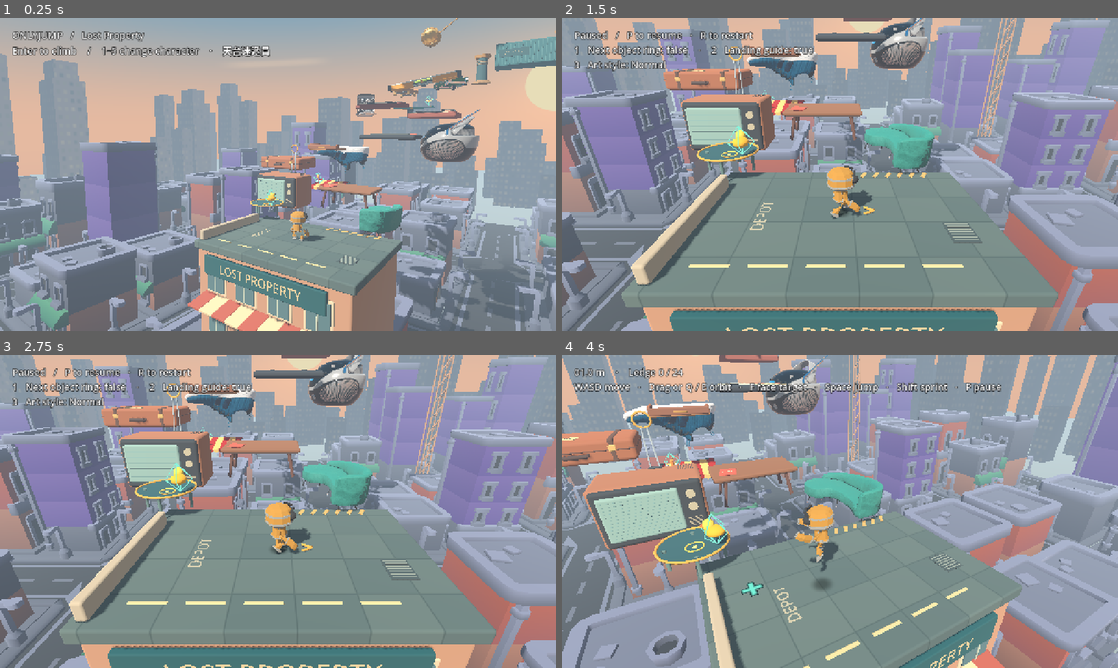
Above: before the commit, frames 1-4 (two rows, left to right).
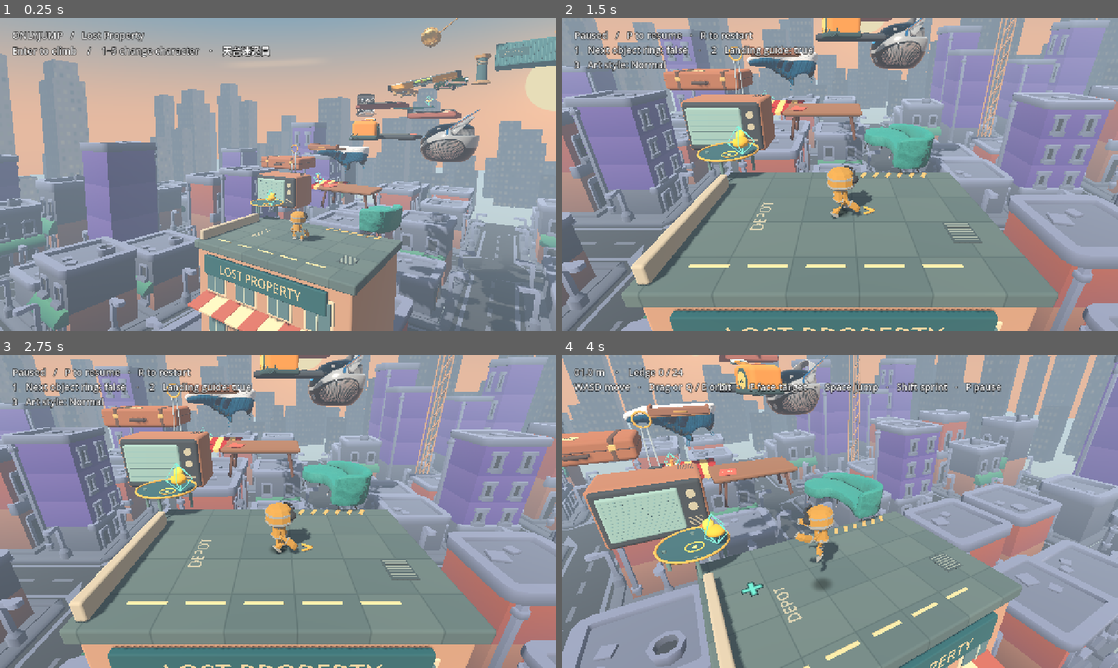
Above: after the commit, the same moments.

Repository: penny323mo/OnlyJump
Game: Godot game, scene res://game/summit.tscn
The game is run twice, just before and just after one commit, with the same random seed, the same clock (stepped at 60 frames per second) and the same inputs.
Inputs (mouse positions are in pixels of both pictures, inside the frame that each line leads up to):
- Up to frame 1 (0.25 s): no input
- Up to frame 2 (1.5 s): tap Enter at 0.5 s; move the mouse to (962, 158) at 0.52 s; hold D 0.53-1.25 s; tap P at 0.6 s; click (962, 158) at 0.67 s; tap Space at 0.77 s; tap F at 0.8 s; drag from (728, 190) to (812, 237) at 1.27 s
- Up to frame 3 (2.75 s): move the mouse to (333, 442) at 2.02 s; hold D from 2.03 s (still down); hold Shift from 2.03 s (still down); tap E at 2.3 s
- Up to frame 4 (4 s): release D at 2.75 s; release Shift at 2.75 s; drag from (812, 574) to (673, 464) at 2.77 s; move the mouse to (1006, 558) at 3.52 s; hold A from 3.53 s (still down); tap P at 3.6 s; tap Space at 3.77 s; tap F at 3.8 s

The runs differ from the first frame. In frame 1, 0.3% of the frame differs, in the area x 62-94%, y 32-100%; in frame 2, 0.4%; in frame 3, 0.4%; in frame 4, 0.7%, in the area x 30-40%, y 1-14%.

Commit message:
Ride a retractable tape measure from the cassette to the keyboard

Diff:
--- a/game/ascent.gd
+++ b/game/ascent.gd
@@ -263,6 +263,7 @@
 		clear_controls()
 	elif phase == "paused":
 		phase = "playing"
+		player.resume_on_carrier=player.is_on_floor() and not player.get_platform_velocity().is_zero_approx()
 	update_hud()
 
 func _notification(what: int) -> void:
@@ -427,6 +428,10 @@
 	var target:=art.aerial.global_position if frame_aerial else art.stop_position(next)
 	if next==Islands.Branches.PENDULUM: target=art.branches.pendulum.low_point
 	if next==Islands.Branches.LIFT: target=art.branches.lift.boarding_point()
+	if ledge==Islands.Branches.TAPE and player.is_on_floor():
+		var tape:=art.branches.tape
+		if tape.cycle<0. and not tape.on_hook(player.position):
+			target=tape.blade.to_global(Vector3.BACK*.14)
 	var offset:=target-player.position
 	if ledge==Islands.Branches.PENDULUM and player.is_on_floor():
 		# Align for the outgoing crest even if the rider taps at the bottom.
@@ -583,6 +588,9 @@
 		var visible_top: float = {6:.12,8:.18,9:.22,14:.06,17:.055,24:.10}.get(next,.05)
 		landing_ring.position = target+Vector3.UP*visible_top
 	var height := maxf(0.0,player.position.y)
+	var tape_hint:=""
+	if phase=="playing" and ledge==Islands.Branches.TAPE and player.is_on_floor():
+		tape_hint=art.branches.tape.rider_hint(player.position)
 	var grip_action:=""
 	if player.grab.active: grip_action="撐上" if player.grab.can_pull_up() else "攀爬中"
 	var hook_hint:=""
@@ -594,7 +602,7 @@
 	var brass:=art.material("80ffe0" if hook_hint=="撳跳扣環" or hook_hint=="收索中" else "e4a842")
 	if art.aerial.material_override!=brass: art.aerial.material_override=brass
 	if web:
-		var message := notice
+		var message := notice if tape_hint.is_empty() else tape_hint
 		if player.grab.active: message = "爬緊上去" if player.grab.climb_progress()>0 else "捉住邊沿"
 		var destination:="電視銅環" if aiming_at_aerial() else (art.stop_name(next) if next>=0 else "")
 		web.update(phase,height,best,art.stage(ledge),Islands.ROUTE.size()-1,sprint,elapsed,falls,player.jump_count,muted,mes …(326 unchanged characters)…
@@ -623,3 +631,4 @@
 			_: native_label.text = "%04.1f m    ·    Ledge %d / %d\nWASD move   ·   Drag or Q / E orbit   ·   F face target   ·   Space jump   ·   Shift sprint   ·   P pause" % [height,art.stage(ledge),Islands.ROUTE.size()-1]
 		if hook_hint!="" and phase=="playing": native_label.text+="\n飛爪 · "+hook_hint
 		if grip_action!="" and phase=="playing": native_label.text+="\n"+("Space · 撐上" if player.grab.can_pull_up() else grip_action)
+		if not tape_hint.is_empty():native_label.text+="\n"+tape_hint
--- a/game/branch_routes.gd
+++ b/game/branch_routes.gd
@@ -5,6 +5,7 @@
 const PendulumClock = preload("res://game/pendulum_clock.gd")
 const SpiritLevel = preload("res://game/spirit_level.gd")
 const LaundryLift = preload("res://game/laundry_lift.gd")
+const TapeMeasure = preload("res://game/tape_measure.gd")
 const BED := 100
 const DRAWER := 101
 const POLE := 102
@@ -17,8 +18,10 @@
 const PENDULUM := 109
 const CLOCK_CASE := 110
 const LEVEL := 111
+const TAPE := 112
 # Each branch lists its position, equivalent main-route stage and next stop.
 const STOPS := {
+	TAPE: ["發條捲尺",Vector3(.04,5.49,-7.80),7,9],
 	FAN: ["天台大風扇",Vector3(-.75,7.32,-21.55),9,10],
 	BED: ["迷你彈床",Vector3(-3.70,.67,-2.55),1,3],
 	DRAWER: ["鬆脫抽屜",Vector3(-3.18,3.78,-8.94),5,6],
@@ -32,7 +35,7 @@
 	SHEET: ["接人被單",Vector3(-6.94,17.32,-7.04),20,21],
 	COIL: ["斜頭彈簧",Vector3(-4.35,18.02,-5.58),21,23],
 }
-const FORKS := {0:BED,4:DRAWER,8:FAN,10:LEVEL,13:PENDULUM,18:POLE,19:LIFT,20:COIL,21:BOARD}
+const FORKS := {0:BED,4:DRAWER,6:TAPE,8:FAN,10:LEVEL,13:PENDULUM,18:POLE,19:LIFT,20:COIL,21:BOARD}
 const LIFT_END := Vector3(-8.20,18.20,-5.65)
 const DROP_AFTER := {DRAWER:1.6,BOARD:1.15}
 var bodies := {}
@@ -40,6 +43,7 @@
 var pendulum: PendulumClock
 var level: SpiritLevel
 var lift: LaundryLift
+var tape: TapeMeasure
 var timers := {}
 var clock := 0.0
 var fan_angle := 0.0
@@ -49,6 +53,9 @@
 		var b: StaticBody3D
 		if id in [BED,COIL]:
 			b=SpringPad.new()
+		elif id==TAPE:
+			tape=TapeMeasure.new()
+			b=tape
 		elif id==PENDULUM:
 			pendulum=PendulumClock.new()
 			b=pendulum
@@ -70,6 +77,8 @@
 		art.add_child(b)
 		b.position=STOPS[id][1]
 		match id:
+			TAPE:
+				tape.build(art,main[STOPS[id][3]])
 			LEVEL:
 				level.build(art)
 			BED,COIL:
@@ -187,6 +196,7 @@
 	return body.position
 
 func reset() -> void:
+	tape.reset()
 	pendulum.reset()
 	level.reset()
 	for spring in springs: spring.reset()
@@ -206,6 +216,7 @@
 	if DROP_AFTER.has(id) and not timers.has(id): timers[id]=0.
 
 func advance(delta: float, occupied: int, foot: Vector3) -> void:
+	tape.advance(delta,occupied==TAPE,foot)
 	pendulum.advance(delta)
 	level.advance(delta,occupied==LEVEL,foot)
 	for spring in springs: spring.advance(delta)
--- a/game/climber.gd
+++ b/game/climber.gd
@@ -21,6 +21,7 @@
 var aim := Vector2(0.45,-0.89).normalized()
 var grounded_ledge := -1
 var standing_platform: Node3D
+var resume_on_carrier := false
 var local_foot := Vector3.ZERO
 var platform_yaw := 0.0
 var spring_pad: SpringPad
@@ -110,6 +111,7 @@
 	jump_count = 0
 	grounded_ledge = -1
 	standing_platform = null
+	resume_on_carrier = false
 	spring_pad = null
 	stop_stunt()
 	equip("")
@@ -177,6 +179,10 @@
 		if not grab.active: end_grab_pose()
 		return
 	var on_floor_before := is_on_floor()
+	# The first tick after a pause restores the physics server's carrier
+	# velocity. Keep an immediate takeoff buffered until that contact updates.
+	var restore_carry := resume_on_carrier and on_floor_before and jump_buffer>0.
+	resume_on_carrier=false
 	if spring_pad and (not on_floor_before or grounded_ledge!=spring_pad.get_meta("ledge")):
 		spring_pad=null
 	if on_floor_before:
@@ -220,6 +226,8 @@
 		var lift:=clampf((jet_ceiling-global_position.y)*2.8,0.,2.45)
 		velocity.y=move_toward(velocity.y,lift,delta*19)
 		horizontal=horizontal.move_toward(move*3.05,delta*9)
+	elif restore_carry:
+		velocity.y=0.
 	elif boosted or (jump_buffer>0 and (grace>0 or air_jump)):
 		if air_jump and not boosted:
 			extra_jump=false
--- a/game/islands.gd
+++ b/game/islands.gd
@@ -99,7 +99,7 @@
 			return preload("res://audio/land-fabric.wav")
 		2,11,18,20,Branches.DRAWER,Branches.BOARD,Branches.LIFT,Branches.CLOCK_CASE:
 			return preload("res://audio/land-wood.wav")
-		12,13,14,16,21,22,23,Branches.FAN,Branches.POLE,Branches.COIL,Branches.PENDULUM,Branches.LEVEL:
+		12,13,14,16,21,22,23,Branches.FAN,Branches.POLE,Branches.COIL,Branches.PENDULUM,Branches.LEVEL,Branches.TAPE:
 			return preload("res://audio/land-metal.wav")
 	return preload("res://audio/land.wav")
 
--- /dev/null
+++ b/game/tape_marks.gdshader
@@ -0,0 +1,27 @@
+shader_type spatial;
+
+uniform float exposed = 1.;
+uniform vec2 red_zone;
+varying vec3 local_pos;
+
+void vertex() {
+	local_pos = VERTEX;
+}
+
+float tick(float m, float spacing, float width) {
+	float d = abs(fract(m / spacing + .5) - .5) * spacing;
+	float aa = max(fwidth(m), .002);
+	return (1. - smoothstep(width, width + aa, d)) * (1. - smoothstep(spacing * .25, spacing * .5, aa));
+}
+
+void fragment() {
+	float m = (.5 + local_pos.z) * exposed;
+	float edge = .26 - abs(local_pos.x);
+	float minor = tick(m, .10, .009) * (1. - smoothstep(.06, .075, edge));
+	float major = tick(m, .50, .016) * (1. - smoothstep(.14, .16, edge));
+	float red = smoothstep(red_zone.x - .015, red_zone.x, m) * (1. - smoothstep(red_zone.y, red_zone.y + .015, m));
+	vec3 steel = mix(vec3(.90,.57,.10), vec3(.78,.095,.055), red);
+	ALBEDO = mix(steel, vec3(.09,.105,.10), max(minor,major) * step(.015,local_pos.y));
+	ROUGHNESS = .64;
+	METALLIC = .18;
+}
--- /dev/null
+++ b/game/tape_measure.gd
@@ -0,0 +1,118 @@
+extends StaticBody3D
+
+const Props = preload("res://game/props.gd")
+const MOUTH := Vector3(0,0,-.79)
+const SLOPE := .27
+const REST := 1.02
+const FULL := 5.
+const EXTEND_TIME := 1.40
+const REWIND_AT := 2.55
+const END_TIME := 4.40
+const WIDTH := .52
+const RED_START := 3.55
+const RED_END := 4.55
+var blade:=AnimatableBody3D.new()
+var guide:=Node3D.new()
+var strip:=MeshInstance3D.new()
+var hit:=CollisionShape3D.new()
+var shape:=BoxShape3D.new()
+var ink:=ShaderMaterial.new()
+var latch: MeshInstance3D
+var length_out:=REST
+var cycle:=-1.
+var armed:=true
+
+func build(art: Props, destination: Vector3) -> void:
+	var way:=destination-position
+	rotation.y=atan2(-way.x,-way.z)
+	art.solid(self,Vector3(0,-.55,0),Vector3(1.46,1.1,1.68),"ec902e",.23)
+	art.box(self,Vector3(0,-.99,.02),Vector3(1.52,.25,1.71),"344f50",.11)
+	for side: float in [-1.,1.]:
+		var panel:=Vector3(side*.726,-.56,.04)
+		art.cone(self,panel,.055,.44,.44,"385958",32).rotation.z=PI/2
+		if side<0.:
+			art.cone(self,panel+Vector3.LEFT*.037,.028,.33,.33,"ffc968",32).rotation.z=PI/2
+			art.label(self,panel+Vector3.LEFT*.056,"5 m",.22,"294747").rotation.y=-PI/2.
+		else:
+			# Folded pocket clip stands proud of the rubber side panel.
+			art.box(self,Vector3(.79,-.34,.04),Vector3(.13,.08,.26),"b6c6c3")
+			art.box(self,Vector3(.84,-.57,.04),Vector3(.055,.48,.26),"b6c6c3")
+			art.box(self,Vector3(.87,-.81,.04),Vector3(.09,.07,.26),"899b9c").rotation.z=.42
+		for z: float in [-.59,.59]:
+			art.cone(self,Vector3(side*.73,-.78,z),.04,.045,.045,"b5c3bb",10).rotation.z=PI/2
+	var strap:=art.rim(self,Vector3(-.55,-.85,.99),.42,.065,"344f50")
+	strap.scale=Vector3(.40,.75,1.24)
+	strap.rotation=Vector3(.50,-.29,0)
+	latch=art.box(self,Vector3(0,.023,.16),Vector3(.49,.08,.42),"a44737",.035)
+	for z: float in [-.10,0.,.10]:
+		art.box(latch,Vector3(0,.044,z),Vector3(.36,.016,.027),"e78c51",.006)
+	art.box(self,Vector3(0,-.075,-.79),Vector3(.75,.13,.14),"394d4d",.025)
+	add_child(guide)
+	guide.position=MOUTH
+	guide.rotation.x=SLOPE
+	guide.add_child(blade)
+	blade.sync_to_physics=false
+	blade.set_meta("mobile_surface",true)
+	blade.set_meta("ledge",get_meta("ledge"))
+	var metal:=BoxMesh.new()
+	metal.size=Vector3(WIDTH,.055,1.)
+	ink.shader=preload("res://game/tape_marks.gdshader")
+	ink.set_shader_parameter("red_zone",Vector2(RED_START,RED_END))
+	strip.mesh=metal
+	strip.material_override=ink
+	blade.add_child(strip)
+	hit.shape=shape
+	blade.add_child(hit)
+	# The folded steel hook is wider than the strip and supports both feet.
+	art.solid(blade,Vector3(0,-.041,.11),Vector3(.70,.062,.30),"d8e1da",.025)
+	art.box(blade,Vector3(0,.004,.10),Vector3(.66,.012,.24),"bdcdcd",.006)
+	art.box(blade,Vector3(0,-.105,-.025),Vector3(.70,.195,.06),"778c8e",.022)
+	for x: float in [-.17,.17]:
+		art.cone(blade,Vector3(x,.008,.16),.015,.042,.042,"4c6161",12)
+	reset()
+
+func set_extension(exposed: float) -> void:
+	length_out=exposed
+	blade.position=Vector3.FORWARD*exposed
+	# The body travels with the printed marks. Its rear edge stays at the slot.
+	var middle:=Vector3(0,-.0275,exposed*.5)
+	shape.size=Vector3(WIDTH,.055,exposed)
+	hit.position=middle
+	strip.position=middle
+	strip.scale.z=exposed
+	ink.set_shader_parameter("exposed",exposed)
+
+func reset() -> void:
+	cycle=-1.
+	armed=true
+	latch.position.y=.023
+	set_extension(REST)
+
+func on_hook(foot: Vector3) -> bool:
+	var sole:=blade.to_local(foot)
+	return absf(sole.x)<.42 and absf(sole.y)<.18 and sole.z>-.20 and sole.z<.38
+
+func rider_hint(foot: Vector3) -> String:
+	if cycle<0.:
+		return "退返尺殼，再踩尺頭" if not armed else "踩銀色尺頭，再放開搖桿"
+	if not on_hook(foot):return "尺頭收返之後可以再搭"
+	if cycle<EXTEND_TIME and length_out<=RED_END:
+		return "紅段出緊，推前撳跳" if length_out>=RED_START else "搭住尺頭，準備向前跳"
+	return "企定可以搭返尺殼"
+
+func advance(delta: float, occupied: bool, foot: Vector3) -> void:
+	if cycle<0.:
+		if not occupied or not on_hook(foot):
+			armed=true
+			return
+		if not armed:return
+		armed=false
+		cycle=0.
+		latch.position.y=-.013
+	cycle+=delta
+	var travel:=smoothstep(0.,EXTEND_TIME,cycle)-smoothstep(REWIND_AT,END_TIME,cycle)
+	var exposed:=lerpf(REST,FULL,travel)
+	if exposed!=length_out:set_extension(exposed)
+	if cycle>=END_TIME:
+		cycle=-1.
+		latch.position.y=.023
--- /dev/null
+++ b/tests/tape_measure.gd
@@ -0,0 +1,80 @@
+extends "res://tests/branches.gd"
+
+func walk_to_hook() -> bool:
+	var tape:=game.art.branches.tape
+	game.web_command(["align"])
+	game.web_command(["stick",0,-.86])
+	for tick in 90:
+		await frames(1)
+		if tape.cycle>=0.:break
+	game.web_command(["stick",0,0])
+	return check(tape.cycle>=0. and tape.on_hook(game.player.position),"stepping onto the steel hook releases the tape")
+
+func board() -> bool:
+	await start_on(6)
+	game.web_command(["branch"])
+	if not check(game.art.destination(6,game.alternate)==B.TAPE,"cassette offers the tape measure"):return false
+	await forward_jump(.76,11)
+	if not await reach_floor(B.TAPE):return false
+	await frames(24)
+	if not check(game.art.branches.tape.cycle<0.,"standing on the case does not release the tape"):return false
+	return await walk_to_hook()
+
+func run() -> void:
+	game=Game.new()
+	root.add_child(game)
+	game.best=100
+	game.muted=true
+	var tape:=game.art.branches.tape
+	var player:=game.player
+	for delay: float in [.86,1.06]:
+		if not await board():return
+		game.web_command(["align"])
+		await frames(roundi((delay-tape.cycle)*60.))
+		if not check(tape.rider_hint(player.position)=="紅段出緊，推前撳跳" and player.get_platform_velocity().length()>2.8,"the painted interval reaches the slot with launch momentum"):return
+		var parked:=tape.blade.global_transform
+		game.toggle_pause()
+		await frames(30)
+		if not check(tape.blade.global_transform.is_equal_approx(parked),"pause holds the exposed length and rider"):return
+		game.toggle_pause()
+		game.web_command(["stick",0,-1])
+		game.web_command(["jump"])
+		await frames(4)
+		game.web_command(["stick",0,0])
+		if not await reach_floor(9):return
+		if not check(player.jump_count==2 and game.falls==0 and player.ability=="","ride and jump to the keyboard without a power-up"):return
+
+	if not await board():return
+	var origin:=player.position
+	var foot:=tape.blade.to_local(origin)
+	var extended_tip:=tape.guide.to_global(Vector3.FORWARD*(tape.FULL-.55))
+	var reached_end:=false
+	for tick in 310:
+		await frames(1)
+		if not check(player.is_on_floor() and foot.distance_to(tape.blade.to_local(player.position))<.05,"a stationary rider travels with the graduations in both directions"):return
+		if tape.length_out==tape.FULL and not reached_end:
+			reached_end=player.ground_at(extended_tip,.18).get("collider")==tape.blade
+	if not check(reached_end and tape.length_out==tape.REST and not tape.armed and origin.distance_to(player.position)<.03,"a missed launch comes back and waits"):return
+	if not check(player.ground_at(extended_tip,.18).get("collider")!=tape.blade,"the retracted length has no invisible foothold"):return
+	game.web_command(["stick",0,.85])
+	for tick in 60:
+		await frames(1)
+		if tape.to_local(player.position).z>-.52:break
+	game.web_command(["stick",0,0])
+	await frames(3)
+	if not check(tape.armed and tape.cycle<0.,"stepping back onto the case rearms the hook"):return
+	if not await walk_to_hook():return
+	game.start_run()
+	if not check(tape.armed and tape.cycle<0. and tape.length_out==tape.REST,"restart rewinds an active tape"):return
+
+	if not await board():return
+	game.web_command(["stick",.84,0])
+	for tick in 40:
+		await frames(1)
+		if not player.is_on_floor():break
+	game.web_command(["stick",0,0])
+	if not await reach_floor(6):return
+	if not check(game.falls==1 and player.jump_count==1,"an early sideways slip lands back on the cassette"):return
+	print("PASS tape measure trigger, momentum shortcut, safe rewind, retry and lower catch")
+	game.free()
+	quit()
Not shown, added: game/tape_marks.gdshader.uid
Not shown, added: game/tape_measure.gd.uid
Not shown, changed: scripts/export-web.sh
Not shown, added: web/tape-measure.mp4
